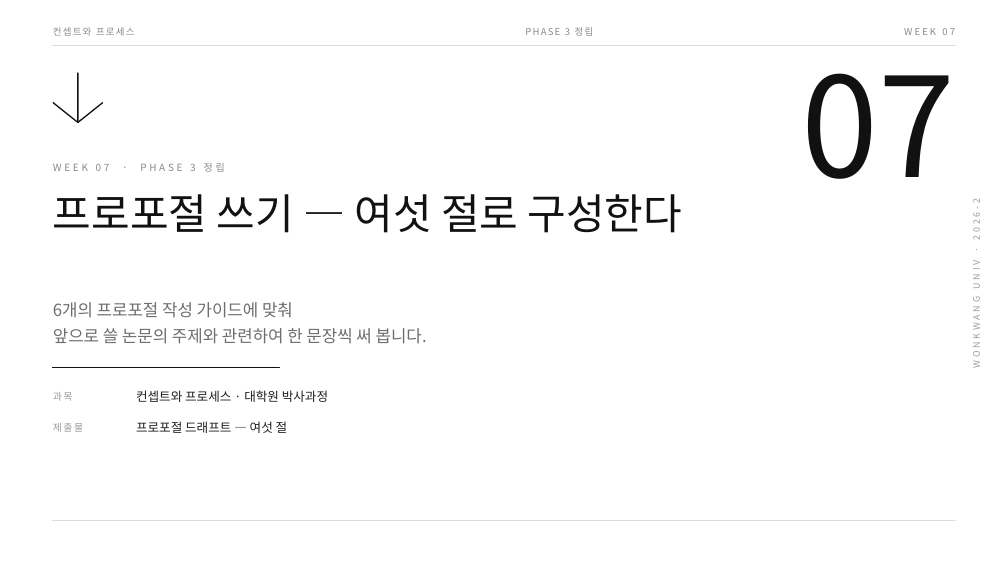
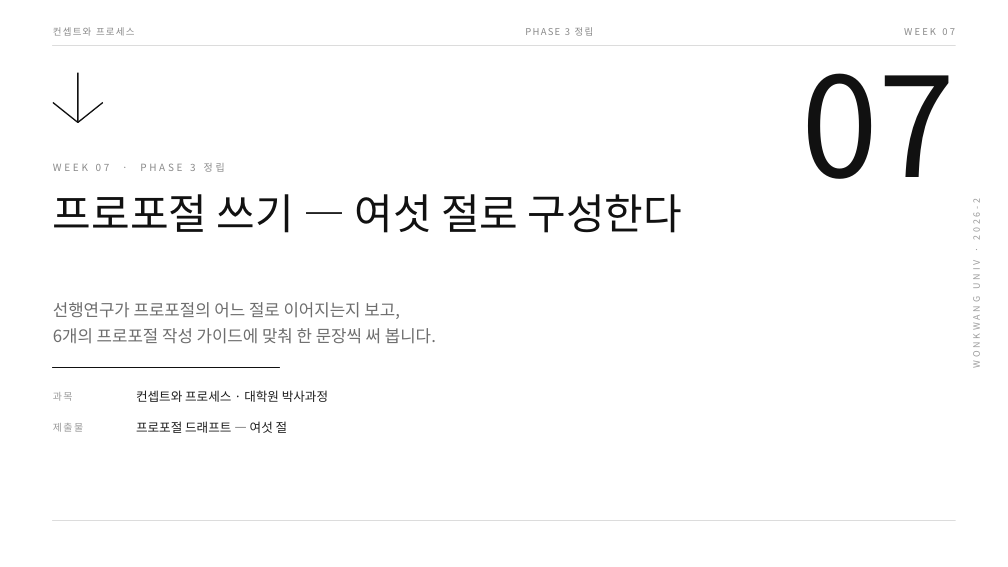
Before and after one commit to design-eng/MIN.D, a slide deck: slide 1 of dist/weeks-대학원/컨셉트와프로세스_07주차_프로포절쓰기.pptx. Drawn at 1008x567 pixels with LibreOffice and Linux fonts; fonts in the diff are those of the drawing. Boxes give left, top, right and bottom in pixels: in the first picture for what was removed or moved away, otherwise in the second. Text is boxed around its words. In the diff, an @@ line names an element or a change of style, - is before the commit and + after.

```diff
--- a/dist/weeks-대학원/컨셉트와프로세스_07주차_프로포절쓰기.pptx
+++ b/dist/weeks-대학원/컨셉트와프로세스_07주차_프로포절쓰기.pptx
@@ text at <box>53,302,436,344</box>: text changed @@
-6개의 프로포절 작성 가이드에 맞춰
-앞으로 쓸 논문의 주제와 관련하여 한 문장씩 써 봅니다.
+선행연구가 프로포절의 어느 절로 이어지는지 보고,
+6개의 프로포절 작성 가이드에 맞춰 한 문장씩 써 봅니다.
```
Also in this commit, not shown: 15 other slides changed, 2 slides added, 21 other files.
